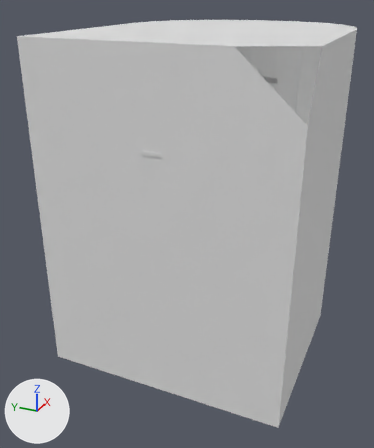
Renders of the Blender file models/map.blend from each side of a commit.
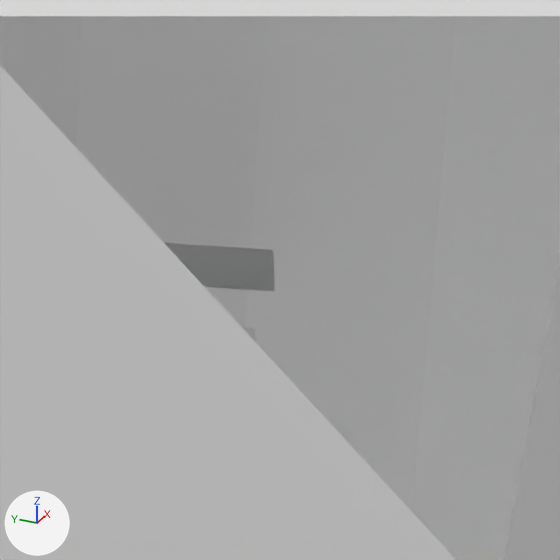
Each version is shown whole from a 50 mm lens placed at (-70.1, -24.2, 19.2), pointed at (-9.6, 3.0, -11.0), then close up on the part from 64% to 85% of the width and 10% to 27% of the height. Lighting does not change. The marker at lower left points along +X, +Y and +Z. The first two pictures are the older version. Everything nearer to the camera than a plane just in front of the edit is cut away.

In view in the first close-up: '2x1_screen', '32x5_screen', 'Plane'.
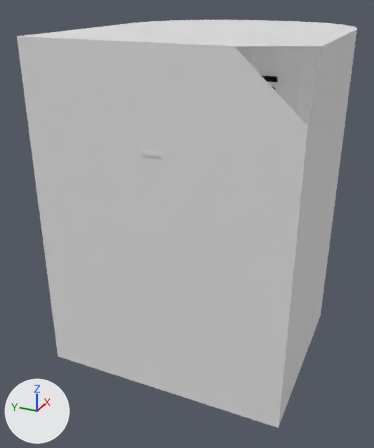
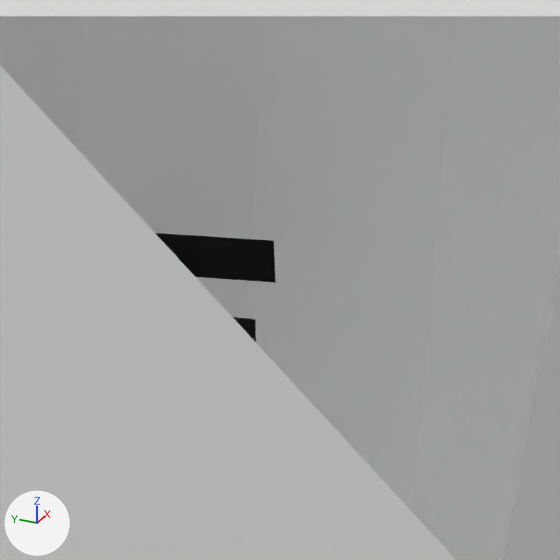
Pixel boxes [x1, y1, x2, y2] of what changed, in the close-ups (560 x 560 px):
'32x5_screen', recoloured, moved: before [165, 243, 275, 292]; after [155, 233, 276, 283]
'2x1_screen', moved, recoloured (mostly hidden before): before [242, 327, 255, 341]; after [233, 317, 256, 342]

What the commit changed:
Material 'black' (mat_black) is new.
Its base color is (0.0, 0.0, 0.0) (black #000000).
Its roughness is 1.0.
me_plane_002 has 4 vertices, 1 face and spans x 0.0, y -1.0..1.0, z -1.0..1.0.
me_plane_002 gains material mat_black (black #000000).
me_plane_008 has 4 vertices, 1 face and spans x 0.0, y -1.0..1.0, z -1.0..1.0.
me_plane_008 gains material mat_black (black #000000).
Object '2x1_screen' (ob_2x1_screen) moves from (10.85, -0.97, 3.91) to (10.85, -0.97, 4.1).
Object '32x5_screen' (ob_32x5_screen) moves from (10.91, 0.05, 6.01) to (10.91, 0.05, 6.2).
